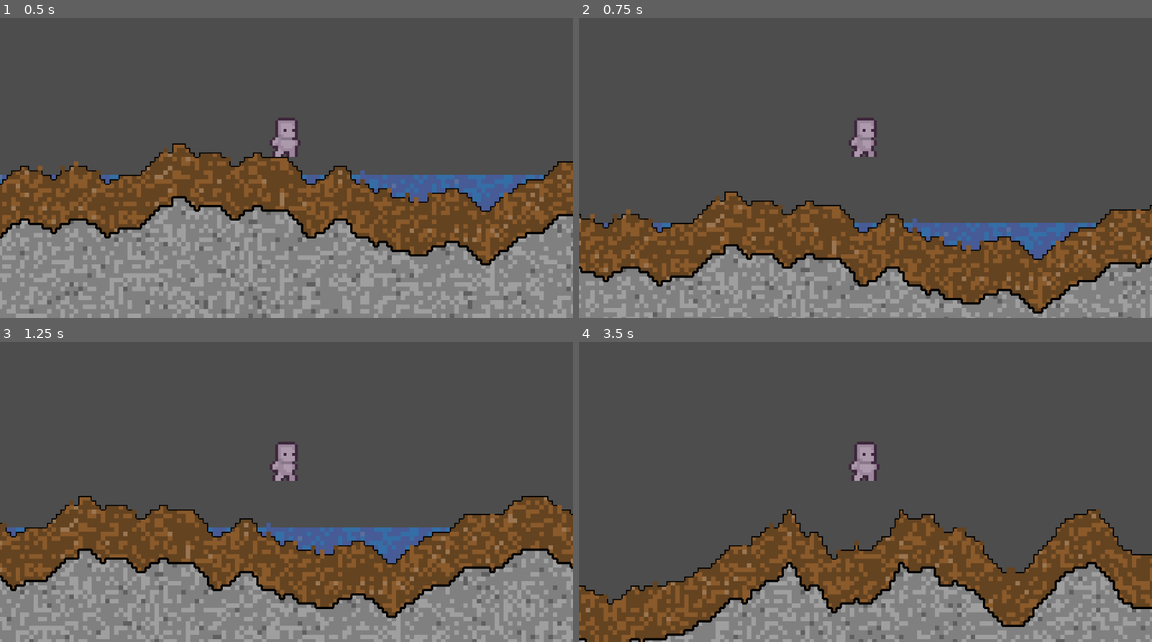
Above: before the commit, frames 1-4 (two rows, left to right).
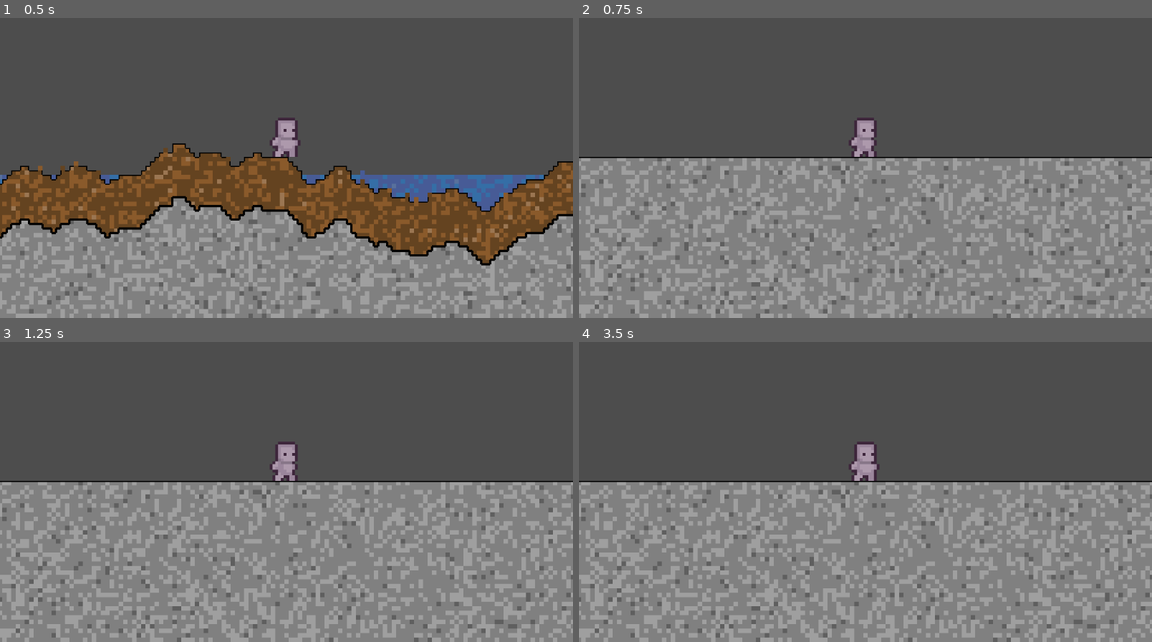
Above: after the commit, the same moments.

Repository: MessrsBrightside/pixel-mixel
Game: Godot game, scene res://scenes/main.tscn
Same seed, same stepped clock (60 frames per second), same inputs: the game is played once before the commit and once after it.
Inputs:
- Up to frame 1 (0.5 s): no input
- Up to frame 2 (0.75 s): tap Enter (ui_accept) at 0.5 s; hold Right (ui_right) from 0.53 s (still down); tap 9 at 0.6 s
- Up to frame 3 (1.25 s): keep holding Right (ui_right); tap Enter (ui_accept) at 0.77 s
- Up to frame 4 (3.5 s): release Right (ui_right) at 1.28 s; hold Down 1.28-2.03 s; tap 9 at 1.35, 2.3, 3.05 s; tap Enter (ui_accept) at 1.52, 3.02 s; hold Right (ui_right) 2.03-2.78 s; tap 1 at 2.1 s; hold Up from 2.78 s (still down); tap 2 at 2.85 s

Frame 1 is identical in both runs. In frame 2, 45% of the frame differs, in the area x 0-100%, y 46-100%; in frame 3, 41%; in frame 4, 46%.

Commit message:
feat(biome): add cave biome generation (#26)
- Stone ceiling/floor with noise-varied irregular edges
- Stalactites hanging from ceiling (3-8 chunks, every 20-40 chunks)
- Mushrooms on floor (terrain index 8, 2-4 tall with cap)
- Stone pillars connecting floor to ceiling
- Registered in biome_registry, key 9 in main.gd
- Screenshot at seed 42
- 7 tests passing (grid size, determinism, ceiling/floor, open space, mushrooms, stalactites)

Diff:
--- a/scenes/main.gd
+++ b/scenes/main.gd
@@ -71,6 +71,7 @@
 			KEY_6: _generate_biome("ocean_shore", 42)
 			KEY_7: _generate_biome("forest_surface", 42)
 			KEY_8: _generate_biome("forest_lake", 42)
+			KEY_9: _generate_biome("cave", 42)
 			KEY_R: _generate(randi(), {"amplitude": 30, "frequency": 0.02, "base_height": 75, "water_level": 80, "dirt_depth": 14, "loose_density": 0.1})
 			KEY_UP: _ticks_per_frame = mini(_ticks_per_frame * 2, 500)
 			KEY_DOWN: _ticks_per_frame = maxi(_ticks_per_frame / 2, 1)
--- a/scripts/gen/biomes/biome_registry.gd
+++ b/scripts/gen/biomes/biome_registry.gd
@@ -10,6 +10,7 @@
 	_biomes["ocean_shore"] = OceanShoreBiome.new()
 	_biomes["forest_surface"] = ForestSurfaceBiome.new()
 	_biomes["forest_lake"] = ForestLakeBiome.new()
+	_biomes["cave"] = CaveBiome.new()
 
 
 func get_biome(biome_name: String) -> GenerationPlugin:
--- /dev/null
+++ b/scripts/gen/biomes/cave_biome.gd
@@ -0,0 +1,71 @@
+class_name CaveBiome
+extends GenerationPlugin
+
+## Generates cave biome: stone ceiling + floor, open middle, stalactites, mushrooms, pillars.
+
+const STONE := 2
+const MUSHROOM := 8
+
+
+func execute(grid: ChunkGrid, params: Dictionary) -> void:
+	var size := grid.get_size()
+	var rng: RandomNumberGenerator = params["rng"]
+
+	var ceiling_base := 45
+	var floor_base := 100
+
+	# Compute irregular ceiling/floor edges per column using noise
+	var ceiling_edge: Array[int] = []
+	var floor_edge: Array[int] = []
+	ceiling_edge.resize(size.x)
+	floor_edge.resize(size.x)
+
+	for x in range(size.x):
+		var noise_c := sin(x * 0.1) * 3.0 + sin(x * 0.03) * 2.0
+		ceiling_edge[x] = ceiling_base + int(noise_c)
+		var noise_f := sin(x * 0.08 + 1.5) * 3.0 + sin(x * 0.025 + 0.7) * 2.0
+		floor_edge[x] = floor_base + int(noise_f)
+
+	# Fill ceiling (rows 0 to ceiling_edge) and floor (floor_edge to bottom)
+	for x in range(size.x):
+		for y in range(ceiling_edge[x]):
+			grid.set_chunk(Vector2i(x, y), STONE, 0, ChunkGrid.State.STATIC)
+		for y in range(floor_edge[x], size.y):
+			grid.set_chunk(Vector2i(x, y), STONE, 0, ChunkGrid.State.STATIC)
+
+	# Stalactites: stone columns hanging from ceiling
+	var next_stal := rng.randi_range(20, 40)
+	while next_stal < size.x:
+		var length := rng.randi_range(3, 8)
+		var start_y := ceiling_edge[next_stal]
+		for i in range(length):
+			var sy := start_y + i
+			if sy < floor_edge[next_stal]:
+				grid.set_chunk(Vector2i(next_stal, sy), STONE, 0, ChunkGrid.State.STATIC)
+		next_stal += rng.randi_range(20, 40)
+
+	# Mushrooms on floor
+	var next_mush := rng.randi_range(10, 20)
+	while next_mush < size.x - 2:
+		var height := rng.randi_range(2, 4)
+		var base_y := floor_edge[next_mush]
+		# Stem
+		for i in range(height):
+			var my := base_y - 1 - i
+			if my > ceiling_edge[next_mush]:
+				grid.set_chunk(Vector2i(next_mush, my), MUSHROOM, 0, ChunkGrid.State.STATIC)
+		# Cap (wider: 3 chunks at top)
+		var cap_y := base_y - height
+		if cap_y > ceiling_edge[next_mush]:
+			for dx in range(-1, 2):
+				var cx: int = next_mush + dx
+				if cx >= 0 and cx < size.x:
+					grid.set_chunk(Vector2i(cx, cap_y), MUSHROOM, 0, ChunkGrid.State.STATIC)
+		next_mush += rng.randi_range(10, 20)
+
+	# Stone pillars connecting floor to ceiling (every ~80-150 chunks)
+	var next_pillar := rng.randi_range(80, 150)
+	while next_pillar < size.x:
+		for y in range(ceiling_edge[next_pillar], floor_edge[next_pillar]):
+			grid.set_chunk(Vector2i(next_pillar, y), STONE, 0, ChunkGrid.State.STATIC)
+		next_pillar += rng.randi_range(80, 150)
--- /dev/null
+++ b/tests/test_cave_biome.gd
@@ -0,0 +1,134 @@
+extends SceneTree
+
+## Headless functional test for cave biome generation.
+
+
+func _init() -> void:
+	var passed := 0
+	var failed := 0
+
+	var gen := BiomeGenerator.new()
+	var grid := gen.generate("cave", 42)
+	var size := grid.get_size()
+
+	# Test: grid is 500x144
+	if size == Vector2i(500, 144):
+		passed += 1
+		print("PASS: biome grid is 500x144")
+	else:
+		failed += 1
+		print("FAIL: biome grid size is %s (expected 500x144)" % str(size))
+
+	# Test: deterministic
+	var grid2 := gen.generate("cave", 42)
+	var identical := true
+	for y in range(144):
+		for x in range(500):
+			var a = grid.get_chunk(Vector2i(x, y))
+			var b = grid2.get_chunk(Vector2i(x, y))
+			if a.terrain != b.terrain or a.color != b.color or a.state != b.state:
+				identical = false
+				break
+		if not identical:
+			break
+	if identical:
+		passed += 1
+		print("PASS: deterministic — same seed = same output")
+	else:
+		failed += 1
+		print("FAIL: non-deterministic output")
+
+	# Test: ceiling solid (top 10 rows all stone)
+	var ceiling_solid := true
+	for y in range(10):
+		for x in range(500):
+			var chunk = grid.get_chunk(Vector2i(x, y))
+			if chunk.terrain != 2:
+				ceiling_solid = false
+				break
+		if not ceiling_solid:
+			break
+	if ceiling_solid:
+		passed += 1
+		print("PASS: ceiling solid (top 10 rows all stone)")
+	else:
+		failed += 1
+		print("FAIL: ceiling not solid stone in top rows")
+
+	# Test: floor solid (bottom 10 rows all stone)
+	var floor_solid := true
+	for y in range(134, 144):
+		for x in range(500):
+			var chunk = grid.get_chunk(Vector2i(x, y))
+			if chunk.terrain != 2:
+				floor_solid = false
+				break
+		if not floor_solid:
+			break
+	if floor_solid:
+		passed += 1
+		print("PASS: floor solid (bottom 10 rows all stone)")
+	else:
+		failed += 1
+		print("FAIL: floor not solid stone in bottom rows")
+
+	# Test: open space in middle (empty chunks present)
+	var empty_count := 0
+	for y in range(50, 95):
+		for x in range(500):
+			var chunk = grid.get_chunk(Vector2i(x, y))
+			if chunk.terrain == 0:
+				empty_count += 1
+	if empty_count > 1000:
+		passed += 1
+		print("PASS: open space in middle (%d empty chunks)" % empty_count)
+	else:
+		failed += 1
+		print("FAIL: insufficient open space (%d empty chunks)" % empty_count)
+
+	# Test: mushrooms present (terrain=8)
+	var mush_count := 0
+	for y in range(144):
+		for x in range(500):
+			var chunk = grid.get_chunk(Vector2i(x, y))
+			if chunk.terrain == 8:
+				mush_count += 1
+	if mush_count > 0:
+		passed += 1
+		print("PASS: mushrooms present (%d chunks)" % mush_count)
+	else:
+		failed += 1
+		print("FAIL: no mushrooms found")
+
+	# Test: stalactites present (stone chunks hanging below ceiling edge)
+	var stalactite_found := false
+	for x in range(500):
+		# Check if there's stone below the general ceiling area but above the floor
+		var found_gap := false
+		for y in range(50, 90):
+			var chunk = grid.get_chunk(Vector2i(x, y))
+			if chunk.terrain == 2:
+				# Stone in open area — could be stalactite or pillar
+				# Verify it connects upward to ceiling
+				var above = grid.get_chunk(Vector2i(x, y - 1))
+				if above.terrain == 2:
+					stalactite_found = true
+					break
+		if stalactite_found:
+			break
+	if stalactite_found:
+		passed += 1
+		print("PASS: stalactites present")
+	else:
+		failed += 1
+		print("FAIL: no stalactites found")
+
+	# Summary
+	print("")
+	print("Results: %d passed, %d failed" % [passed, failed])
+	if failed == 0:
+		print("ALL TESTS PASSED")
+	else:
+		print("SOME TESTS FAILED")
+
+	quit()
Binary file added: screenshots/phase1/cave_seed42.png
Not shown, added: scripts/gen/biomes/cave_biome.gd.uid
Not shown, added: tests/test_cave_biome.gd.uid
Not shown, changed: changelog.md
Not shown, added: screenshots/phase1/cave_seed42.png.why.md
Not shown, added: scripts/gen/biomes/cave_biome.gd.why.md
Not shown, added: tests/test_cave_biome.gd.why.md
